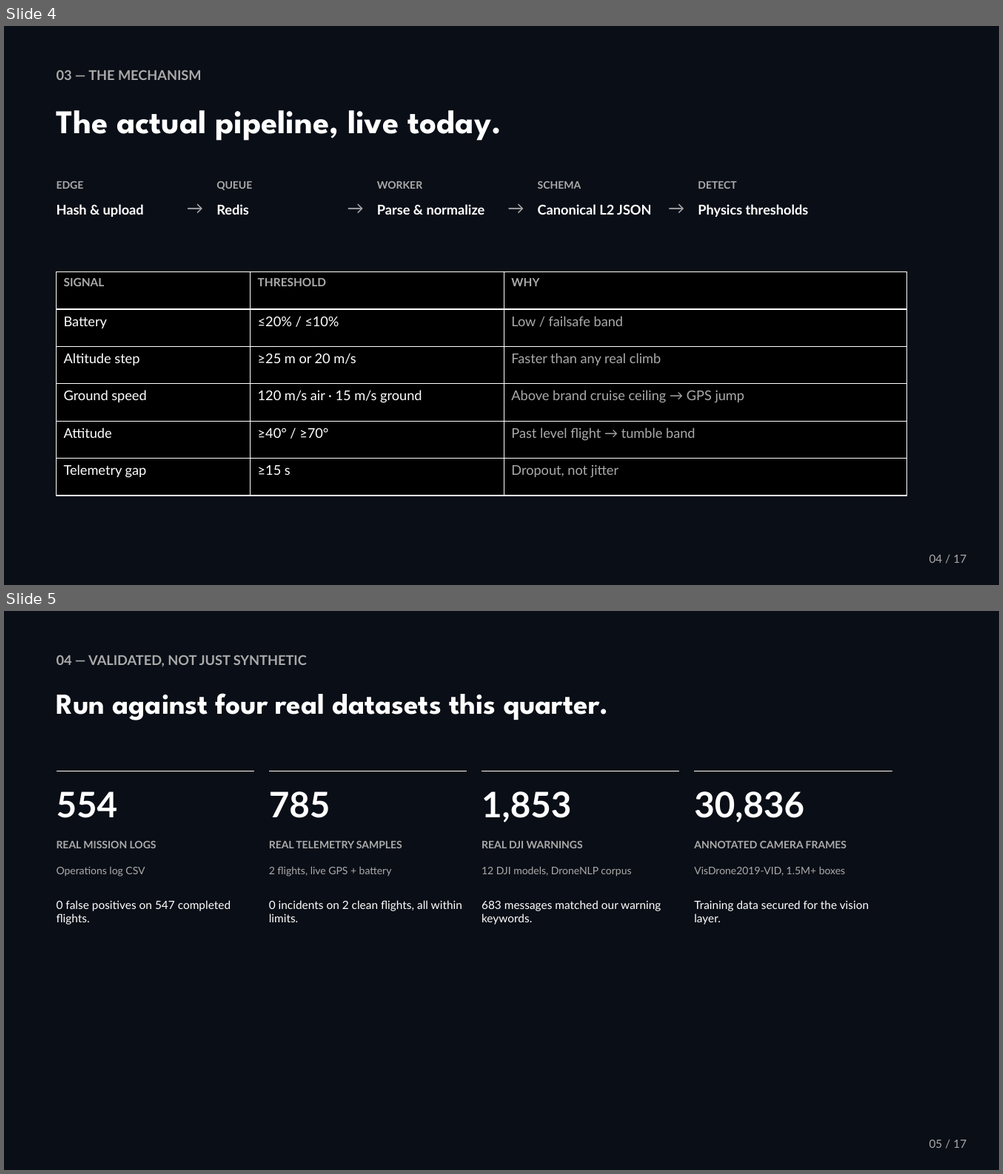
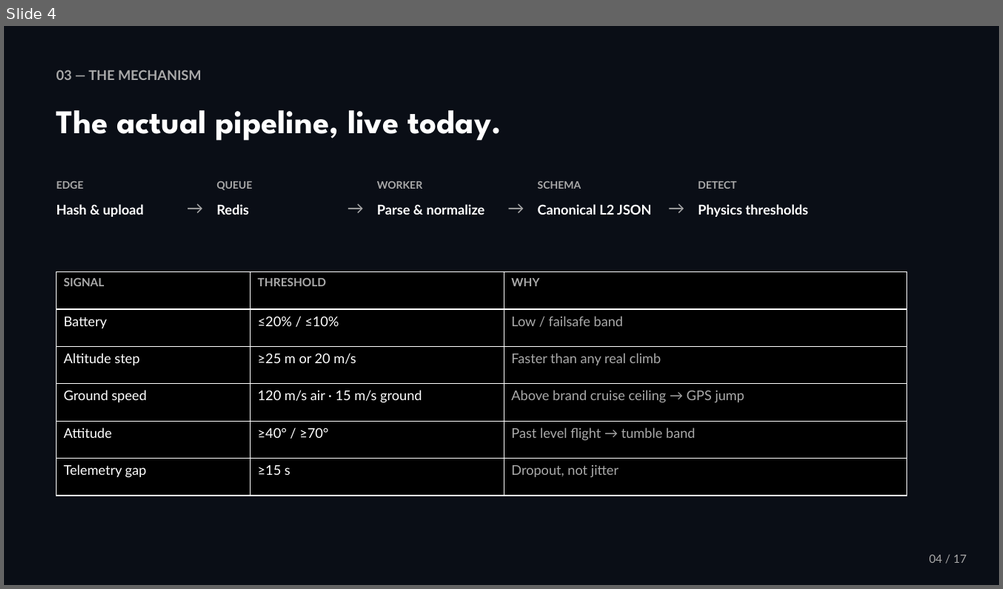
Before and after one commit to Sea1vester/WISL-Singapore-Defence-Tech-Hackathon, a slide deck: WISL_Pitch_Deck.pptx. Shown one above the other, each under a label of ours: slides 4 and 5 before the commit, slide 4 after it. The pictures are 1003x1174 and 1003x589 pixels, drawn with LibreOffice and Linux fonts; fonts in the diff are those of the drawing. Boxes give left, top, right and bottom in pixels: in the first picture for what was removed or moved away, otherwise in the second. Text is boxed around its words. In the diff, an @@ line names an element or a change of style, - is before the commit and + after.

Commit message:
Update pitch slides and ignore large local datasets.
Drop the 909MB telemetry zip and other local junk from git so GitHub will accept the push.

```diff
--- a/WISL_Pitch_Deck.pptx
+++ b/WISL_Pitch_Deck.pptx
@@ slide 5 removed at [4, 611, 999, 1170], background #0A0E16 @@
@@ text removed at [57, 655, 307, 667] @@
-04 — VALIDATED, NOT JUST SYNTHETIC
@@ text removed at [57, 693, 608, 721] @@
-Run against four real datasets this quarter.
@@ line removed from (57, 772) to (254, 772) @@
@@ line removed from (269, 772) to (466, 772) @@
@@ line removed from (481, 772) to (679, 772) @@
@@ line removed from (694, 772) to (892, 772) @@
@@ text removed at [57, 792, 118, 818] @@
-554
@@ text removed at [269, 792, 330, 818] @@
-785
@@ text removed at [481, 792, 571, 823] @@
-1,853
@@ text removed at [694, 792, 804, 823] @@
-30,836
@@ text removed at [57, 841, 156, 849] @@
-REAL MISSION LOGS
@@ text removed at [269, 841, 402, 849] @@
-REAL TELEMETRY SAMPLES
@@ text removed at [481, 841, 583, 849] @@
-REAL DJI WARNINGS
@@ text removed at [694, 841, 846, 849] @@
-ANNOTATED CAMERA FRAMES
@@ text removed at [57, 867, 145, 877] @@
-Operations log CSV
@@ text removed at [269, 866, 392, 877] @@
-2 flights, live GPS + battery
@@ text removed at [481, 866, 631, 877] @@
-12 DJI models, DroneNLP corpus
@@ text removed at [694, 866, 845, 876] @@
-VisDrone2019-VID, 1.5M+ boxes
@@ text removed at [57, 900, 230, 925] @@
-0 false positives on 547 completed flights.
@@ text removed at [269, 900, 462, 923] @@
-0 incidents on 2 clean flights, all within limits.
@@ text removed at [481, 900, 660, 925] @@
-683 messages matched our warning keywords.
@@ text removed at [694, 900, 868, 925] @@
-Training data secured for the vision layer.
@@ text removed at [929, 1140, 966, 1148] @@
-05 / 17
```
Also in this commit, not shown: 7 slides changed, 2 slides added, 1 other slide removed, 4 other files.
